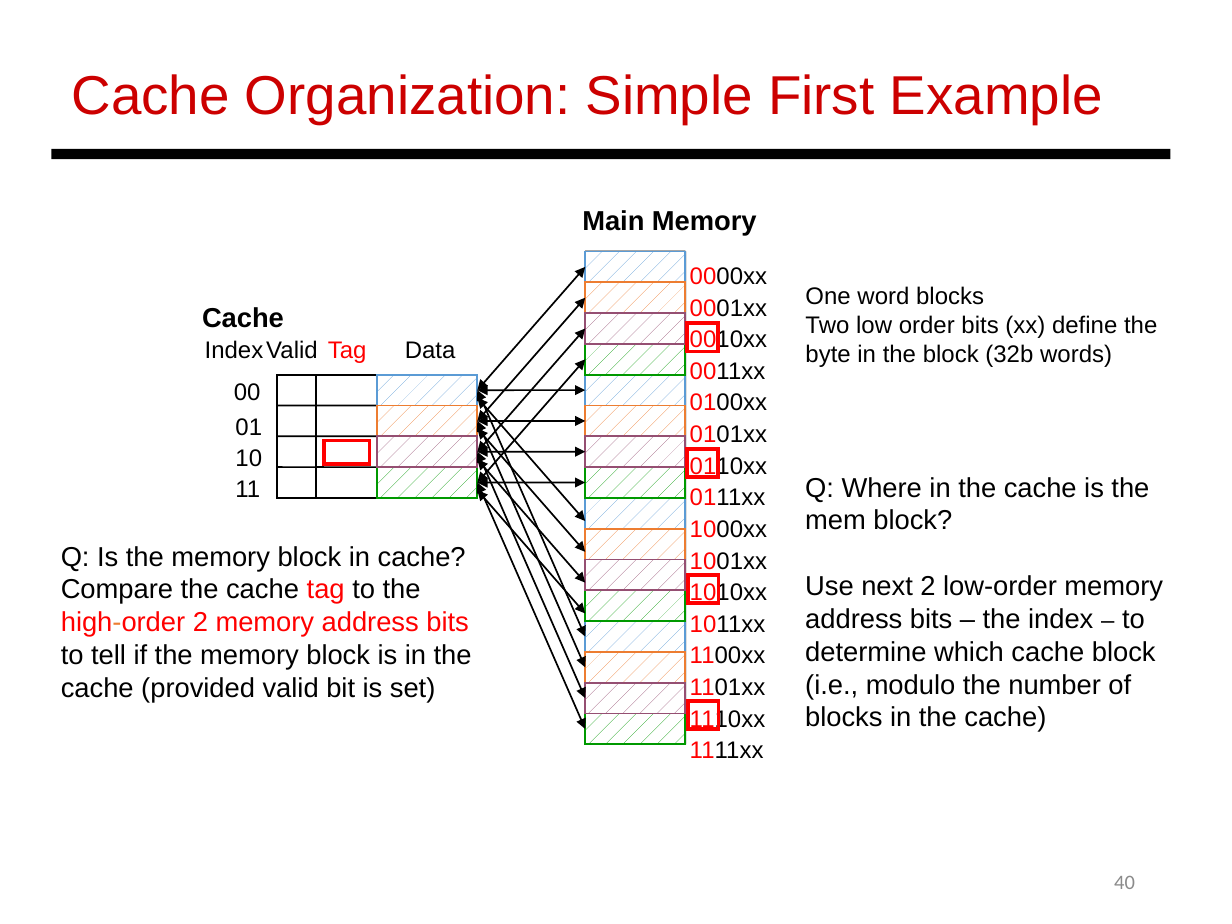
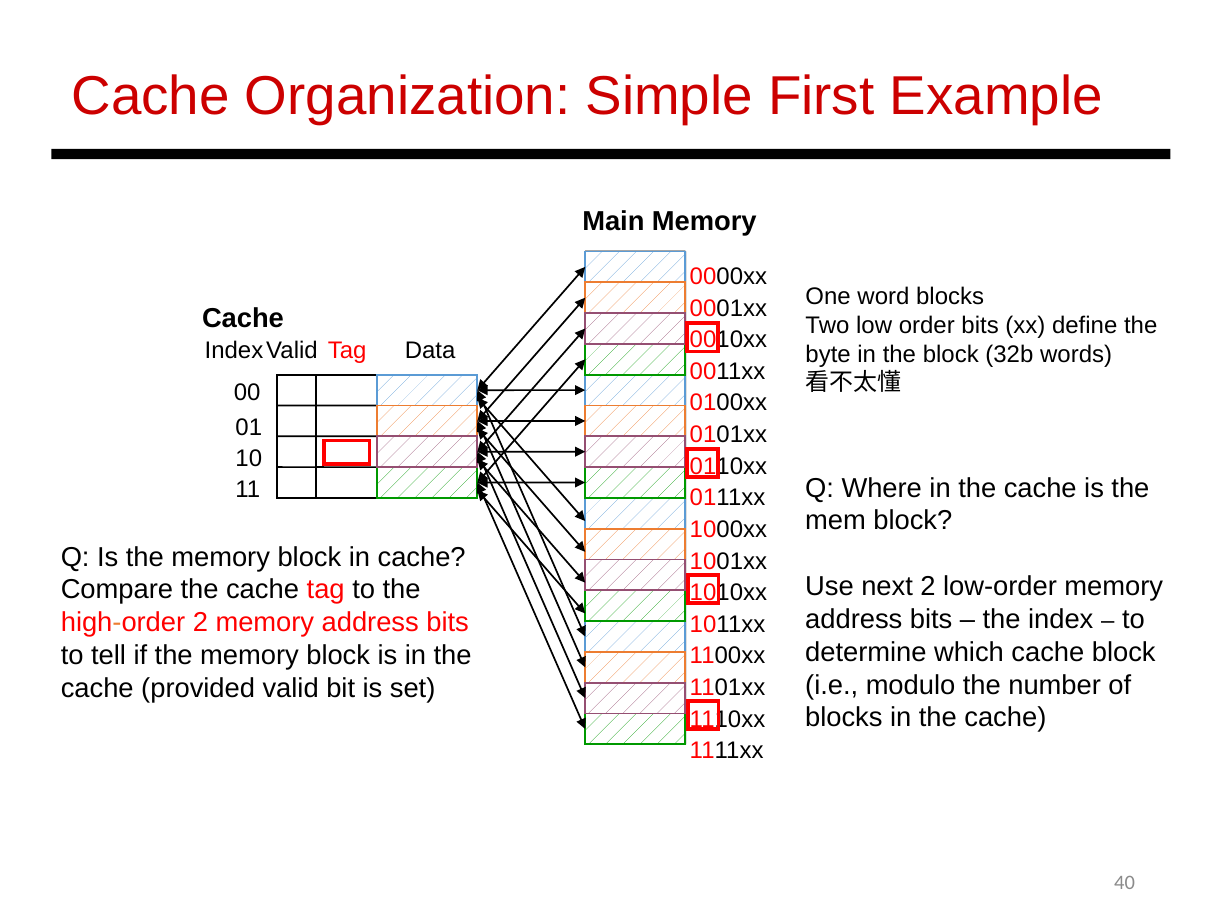
Before and after one commit to LjBLincoln/Computer-Organization, a slide deck: slide 40 of PPT/Review.pptx. Drawn at 1232x924 pixels with LibreOffice and Linux fonts; fonts in the diff are those of the drawing. Boxes give left, top, right and bottom in pixels: in the first picture for what was removed or moved away, otherwise in the second. Text is boxed around its words. In the diff, an @@ line names an element or a change of style, - is before the commit and + after.

```diff
--- a/PPT/Review.pptx
+++ b/PPT/Review.pptx
@@ text at bbox=[805, 366, 901, 392]: paragraph added @@
+看不太懂
```
Also in this commit, not shown: 12 other slides changed, 10 other files.
